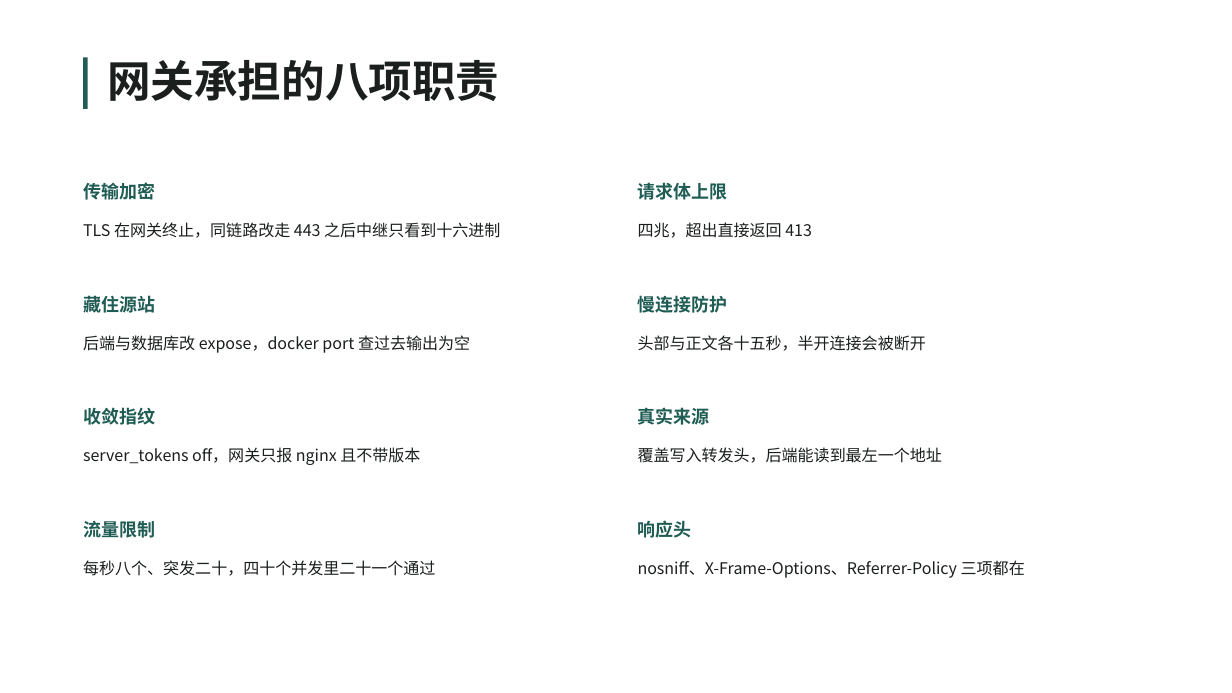
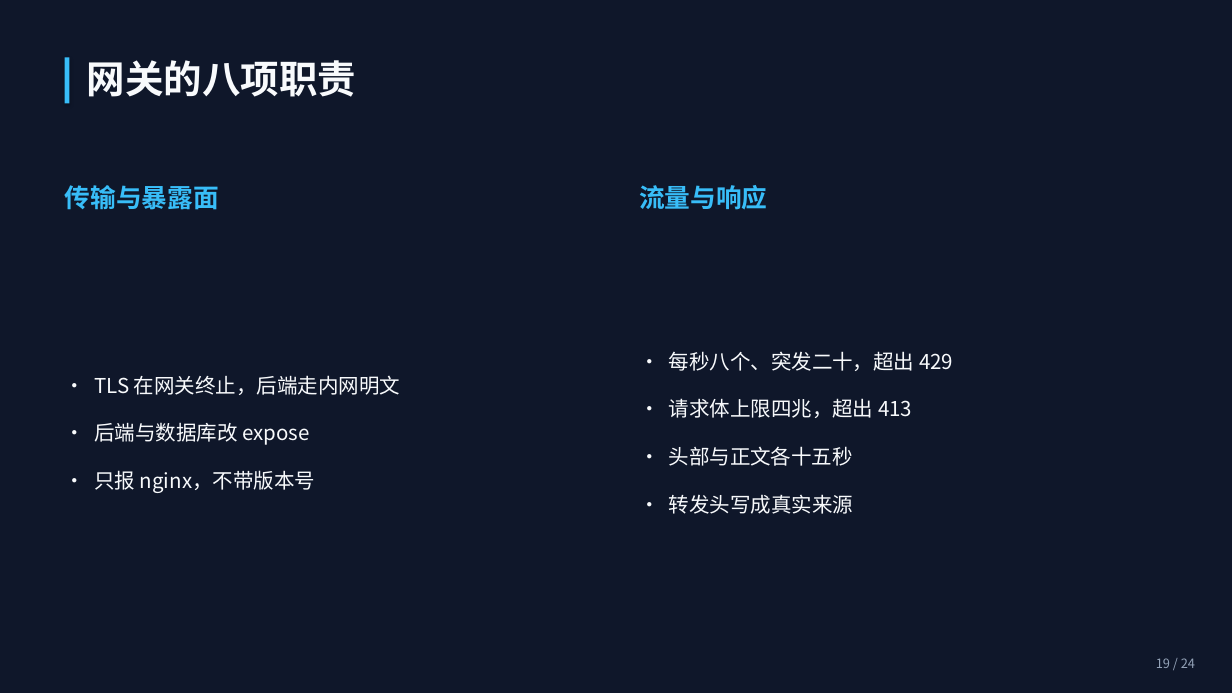
Before and after one commit to VesselPaper/symbiont, a slide deck: slide 19 of share/技术分享-应用代理与负载均衡.pptx (slide 18 before the commit). Drawn at 1232x693 pixels with LibreOffice and Linux fonts; fonts in the diff are those of the drawing; background and template pictures are left out. Boxes give left, top, right and bottom in pixels: in the first picture for what was removed or moved away, otherwise in the second. Text is boxed around its words. In the diff, an @@ line names an element or a change of style, - is before the commit and + after.

Commit message:
docs(share): 改用 powerpoint-deck-designer skill 出整套 PPT
- 装 skills/powerpoint-deck-designer，用它的主题系统、LayoutEngine、校验器
- 在它基础上补 picture / stats / ledger 三种版式，覆盖 content、two-column、cards、section 以填满版面
- spec 走 skill 的 JSON 规格，24 页，主题 modern-slate，字体换雅黑保证中文字形
- 代码截图、浏览器截图、大数字、改造前后对照都进得去了

```diff
--- a/share/技术分享-应用代理与负载均衡.pptx
+++ b/share/技术分享-应用代理与负载均衡.pptx
@@ rectangle added at [0,0,1232,693], fill #0F172A @@
@@ rectangle: place and size @@
-rectangle at [83,57,88,109]
+rectangle at [65,57,69,104]
@@ rectangle at [65,57,69,104]: fill #1F5C54 to #38BDF8; shadow on @@
@@ text at [87,60,356,97]: text changed; size 34 to 30 pt; text colour #1B1F1D to #F8FAFC @@
-网关承担的八项职责
+网关的八项职责
@@ text at [65,185,219,210]: text changed; size 14 to 20 pt; text colour #1F5C54 to #38BDF8 @@
-传输加密
+传输与暴露面
@@ text removed at [638,182,728,200] @@
-请求体上限
@@ text added at [639,185,767,210], 20 pt, text #38BDF8, bold @@
+流量与响应
@@ text "· TLS 在网关终止，后端走内网明文" at [94,375,400,493]: vertical alignment top to middle @@
@@ text removed at [83,222,500,238] @@
-TLS 在网关终止，同链路改走 443 之后中继只看到十六进制
@@ text removed at [638,222,812,238] @@
-四兆，超出直接返回 413
@@ text removed at [83,295,155,313] @@
-藏住源站
@@ text removed at [638,295,728,313] @@
-慢连接防护
@@ text removed at [83,335,470,353] @@
-后端与数据库改 expose，docker port 查过去输出为空
@@ text removed at [638,335,926,351] @@
-头部与正文各十五秒，半开连接会被断开
@@ text added at [669,351,953,514], 16 pt, text #F8FAFC @@
+· 每秒八个、突发二十，超出 429
+· 请求体上限四兆，超出 413
+· 头部与正文各十五秒
+· 转发头写成真实来源
@@ text at [94,375,400,493]: text changed; size 12.5 to 16 pt; text colour #1B1F1D to #F8FAFC @@
-server_tokens off，网关只报 nginx 且不带版本
+· TLS 在网关终止，后端走内网明文
+· 后端与数据库改 expose
+· 只报 nginx，不带版本号
@@ text removed at [83,407,155,425] @@
-收敛指纹
@@ text removed at [638,407,710,425] @@
-真实来源
@@ text removed at [638,447,942,463] @@
-覆盖写入转发头，后端能读到最左一个地址
@@ text removed at [83,521,155,538] @@
-流量限制
@@ text removed at [638,520,692,538] @@
-响应头
@@ text removed at [83,560,435,576] @@
-每秒八个、突发二十，四十个并发里二十一个通过
@@ text removed at [638,560,1025,578] @@
-nosniff、X-Frame-Options、Referrer-Policy 三项都在
@@ text added at [1156,658,1195,668], 10 pt, text #94A3B8 @@
+19 / 24
```
Also in this commit, not shown: 10 other slides changed, 13 slides added, 12 slides removed, 3 other files.
